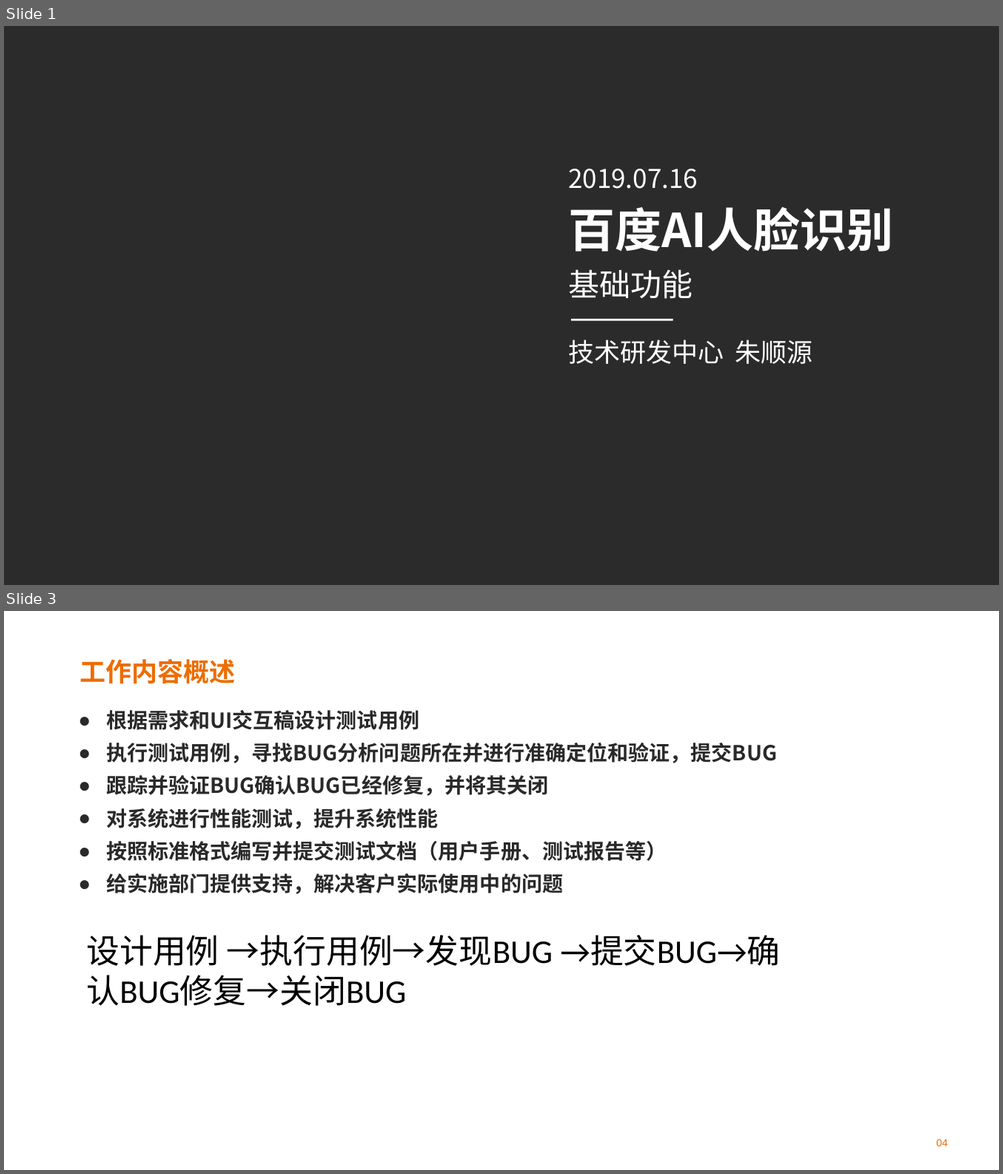
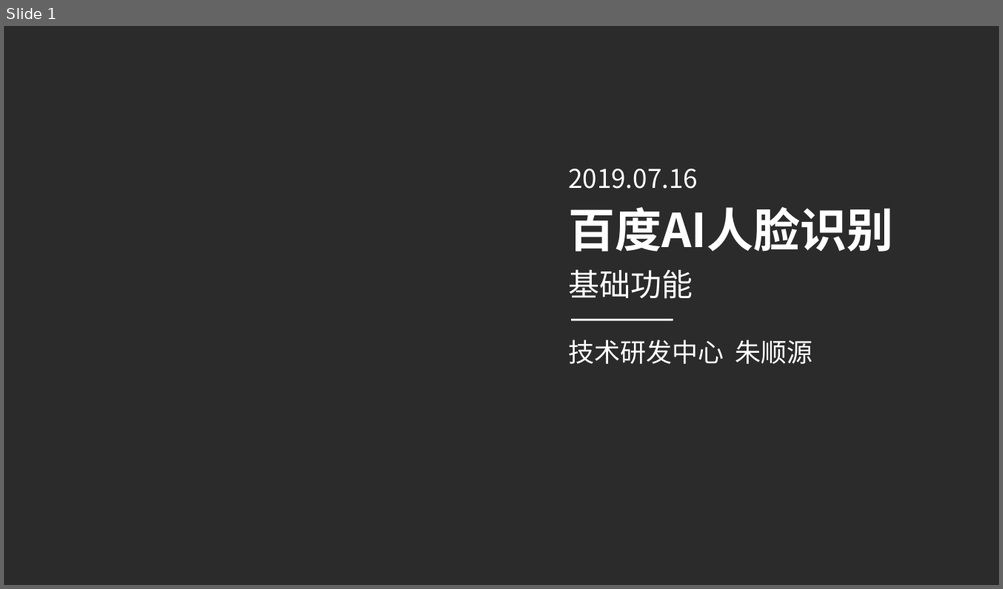
Before and after one commit to XiuyeXYE/BaiDuAI, a slide deck: BaiduAI.pptx. Shown one above the other, each under a label of ours: slides 1 and 3 before the commit, slide 1 after it; the slides between them are not shown. The pictures are 1003x1174 and 1003x589 pixels, drawn with LibreOffice and Linux fonts; fonts in the diff are those of the drawing; background and template pictures are left out; a plain dark background stands for a picture behind light text. Boxes give left, top, right and bottom in pixels: in the first picture for what was removed or moved away, otherwise in the second. Text is boxed around its words. In the diff, an @@ line names an element or a change of style, - is before the commit and + after.

```diff
--- a/BaiduAI.pptx
+++ b/BaiduAI.pptx
@@ slide 3 removed at (4,611,999,1170), background picture (left out) @@
@@ title removed at (79,659,235,684) @@
-工作内容概述
@@ text removed at (106,710,777,894) @@
-● 根据需求和UI交互稿设计测试用例
-● 执行测试用例，寻找BUG分析问题所在并进行准确定位和验证，提交BUG
-● 跟踪并验证BUG确认BUG已经修复，并将其关闭
-● 对系统进行性能测试，提升系统性能
-● 按照标准格式编写并提交测试文档（用户手册、测试报告等）
-● 给实施部门提供支持，解决客户实际使用中的问题
@@ text removed at (87,935,780,1006) @@
-设计用例 →执行用例→发现BUG →提交BUG→确认BUG修复→关闭BUG
@@ text removed at (936,1139,948,1147) @@
-04
```
Also in this commit, not shown: 1 slide changed, 3 slides added, 1 other slide removed, 6 other files.
